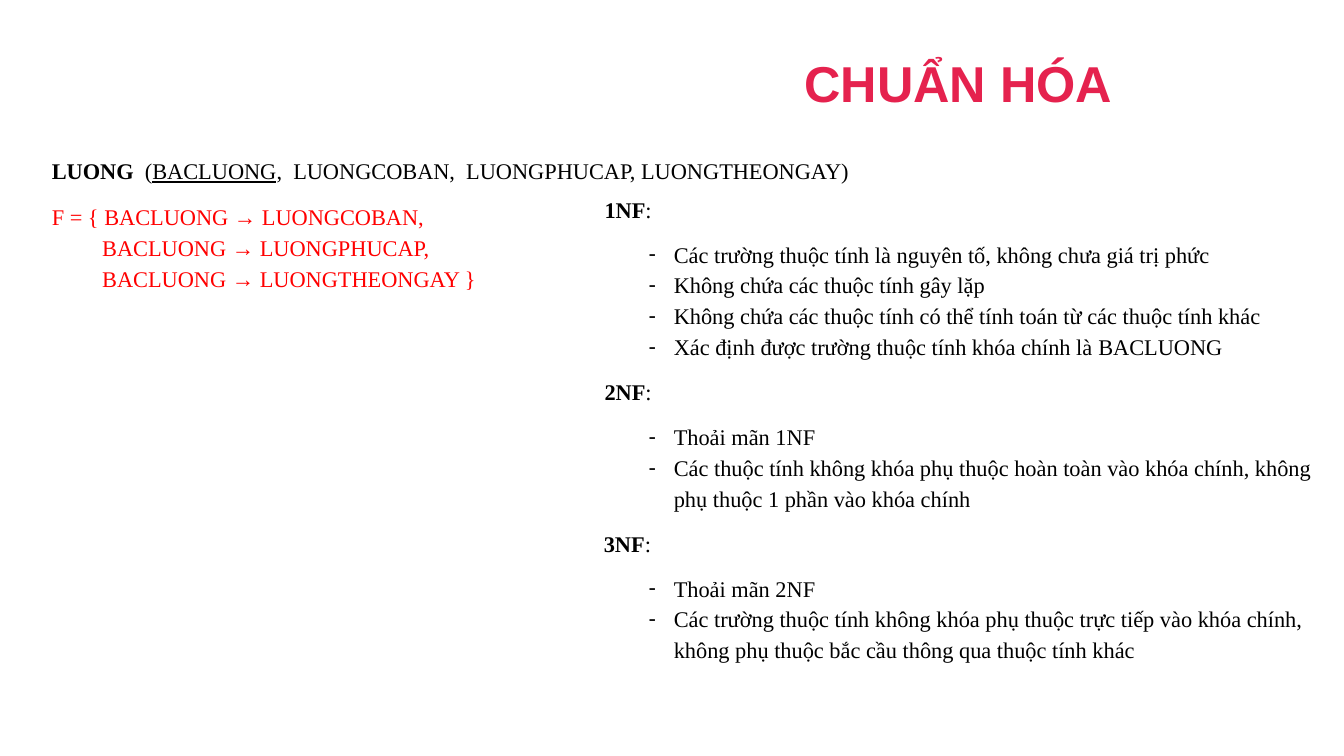
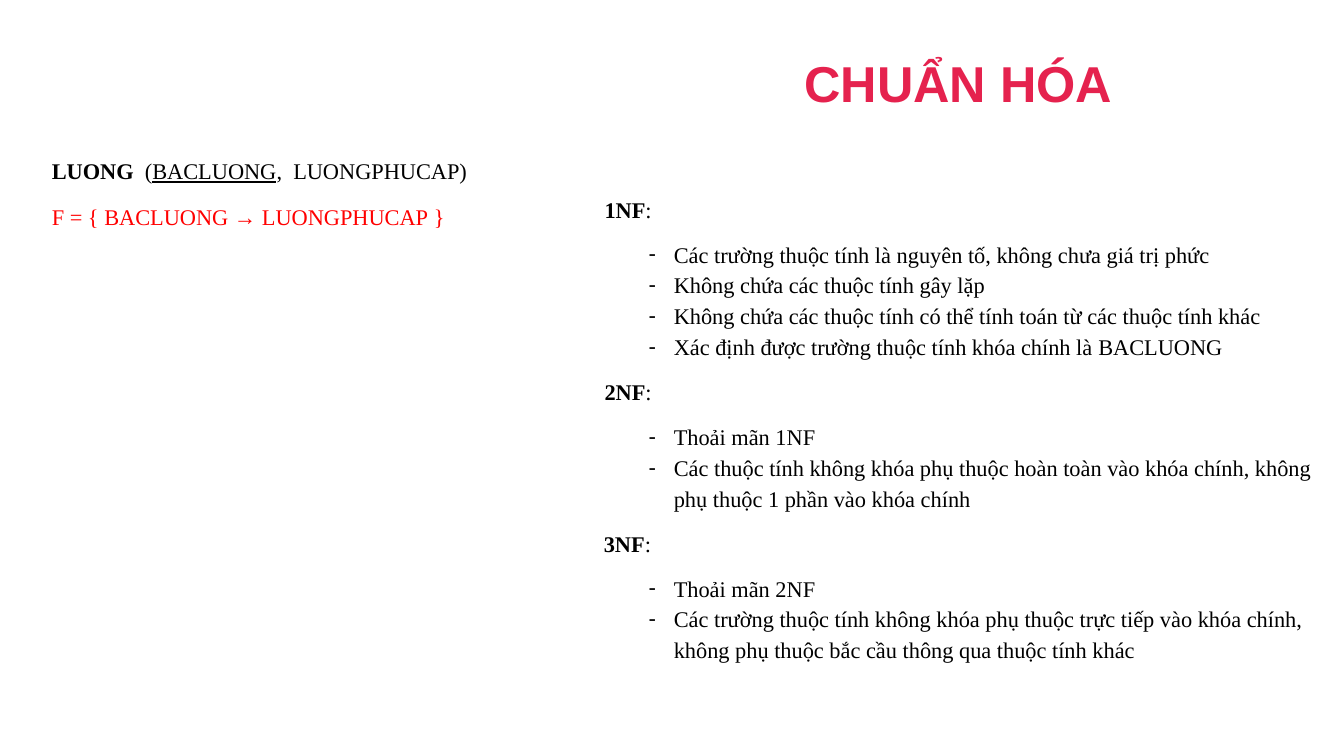
Before and after one commit to dangbinhphuoc/Sql_QuanLyNhanSu, a slide deck: slide 35 of PPQuanLyNhanSu.pptx (slide 34 before the commit). Drawn at 1344x756 pixels with LibreOffice and Linux fonts; fonts in the diff are those of the drawing; background and template pictures are left out. Boxes give left, top, right and bottom in pixels: in the first picture for what was removed or moved away, otherwise in the second. Text is boxed around its words. In the diff, an @@ line names an element or a change of style, - is before the commit and + after.

```diff
--- a/PPQuanLyNhanSu.pptx
+++ b/PPQuanLyNhanSu.pptx
@@ text at (52, 163, 467, 184): text changed @@
-LUONG (BACLUONG, LUONGCOBAN, LUONGPHUCAP, LUONGTHEONGAY)
+LUONG (BACLUONG, LUONGPHUCAP)
@@ text at (52, 210, 428, 226): text changed @@
-F = { BACLUONG → LUONGCOBAN,
-BACLUONG → LUONGPHUCAP,
-BACLUONG → LUONGTHEONGAY }
+F = { BACLUONG → LUONGPHUCAP }
```
Also in this commit, not shown: 21 other slides changed, 1 slide added, 1 slide removed, 2 other files.
